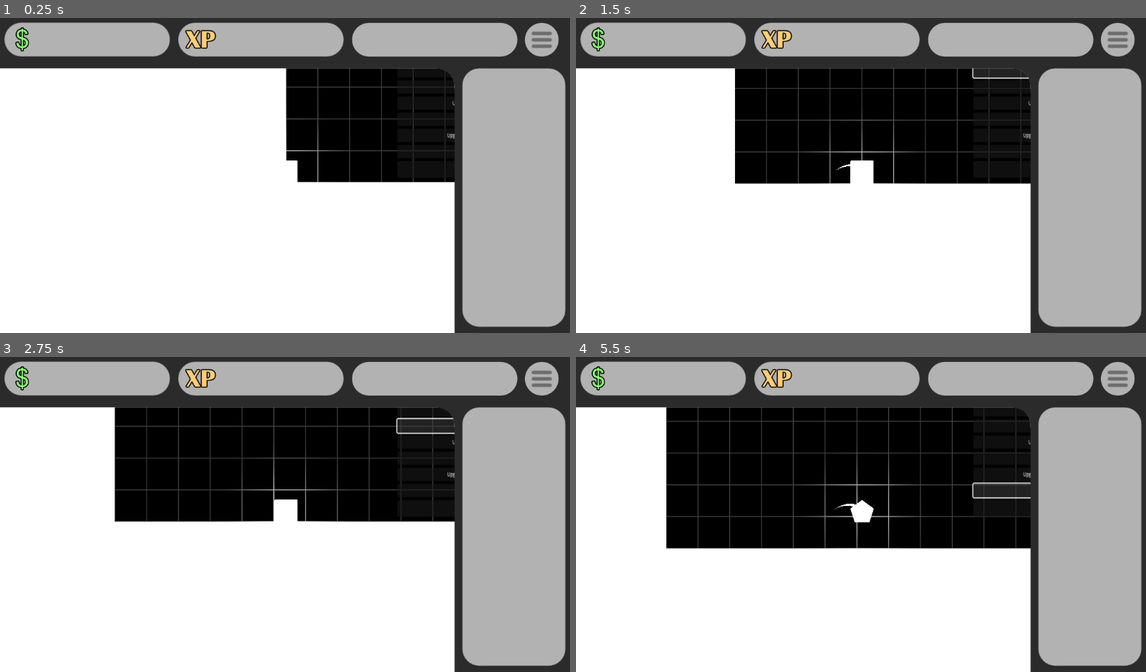
Above: before the commit, frames 1-4 (two rows, left to right).
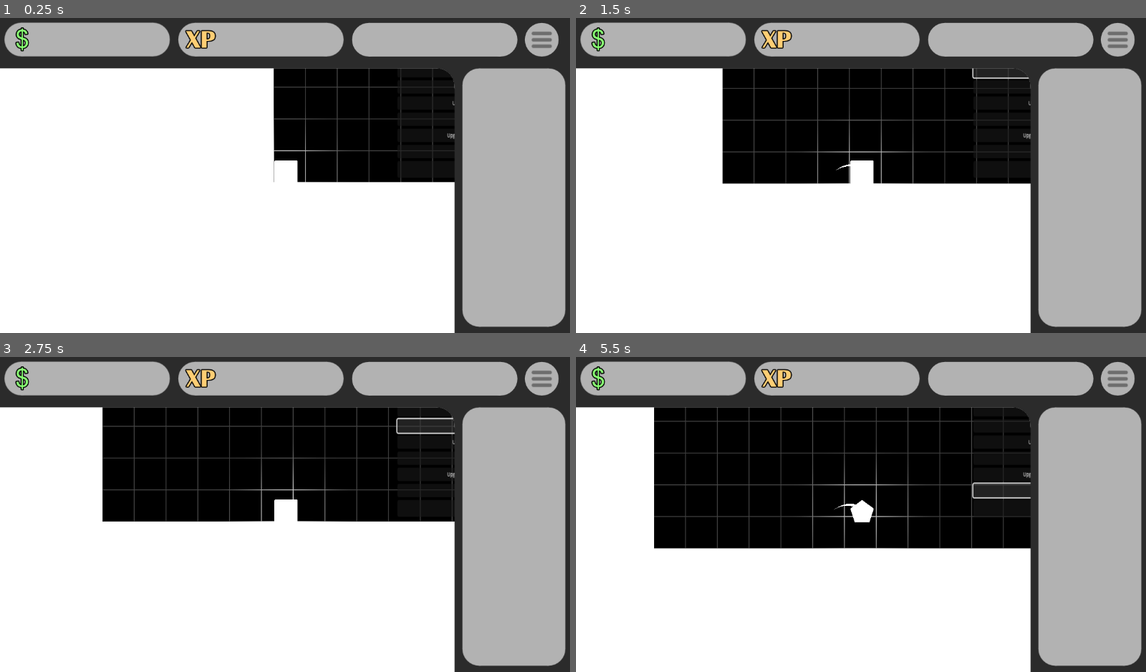
Above: after the commit, the same moments.

Repository: Lueegee1/Skr-t-Kast-Spil
Game: Godot game, scene res://main/root.tscn
Two runs of this game, one before a commit and one after it. Both use one fixed random seed, a clock stepped at 60 frames per second and the inputs below.
Inputs:
- Up to frame 1 (0.25 s): no input
- Up to frame 2 (1.5 s): click "Upgrade Angle" at 0.5 s; click "Upgrade Gravity" at 1.25 s
- Up to frame 3 (2.75 s): click "Upgrade Friction" at 2 s
- Up to frame 4 (5.5 s): click "Upgrade Elasticity" at 2.75 s; click "Upgrade Speed" at 3.5 s; click "Upgrade Air Resistance" at 4.25 s; click "Change Shape" at 5 s

The runs differ from the first frame. In frame 1, 1.1% of the frame differs, in the area x 47-79%, y 15-53%; in frame 2, 1.8%; in frame 3, 2.0%; in frame 4, 2.6%, in the area x 13-78%, y 15-61%.

Commit message:
Fixed start pos

Diff:
--- a/main/main.tscn
+++ b/main/main.tscn
@@ -178,6 +178,7 @@
 [node name="LaunchSite" type="Node2D" parent="."]
 
 [node name="RigidBody2D" type="RigidBody2D" parent="LaunchSite"]
+position = Vector2(25, 0)
 scale = Vector2(1, 1.0167047)
 physics_material_override = SubResource("PhysicsMaterial_xwkvk")
 linear_damp_mode = 1
@@ -191,6 +192,7 @@
 material = SubResource("ShaderMaterial_bsumw")
 
 [node name="Marker2D" type="Marker2D" parent="LaunchSite"]
+position = Vector2(25, 0)
 
 [node name="Ground" type="Node2D" parent="."]
 top_level = true
Not shown: 1 places in main/main.tscn that only renumber resources
